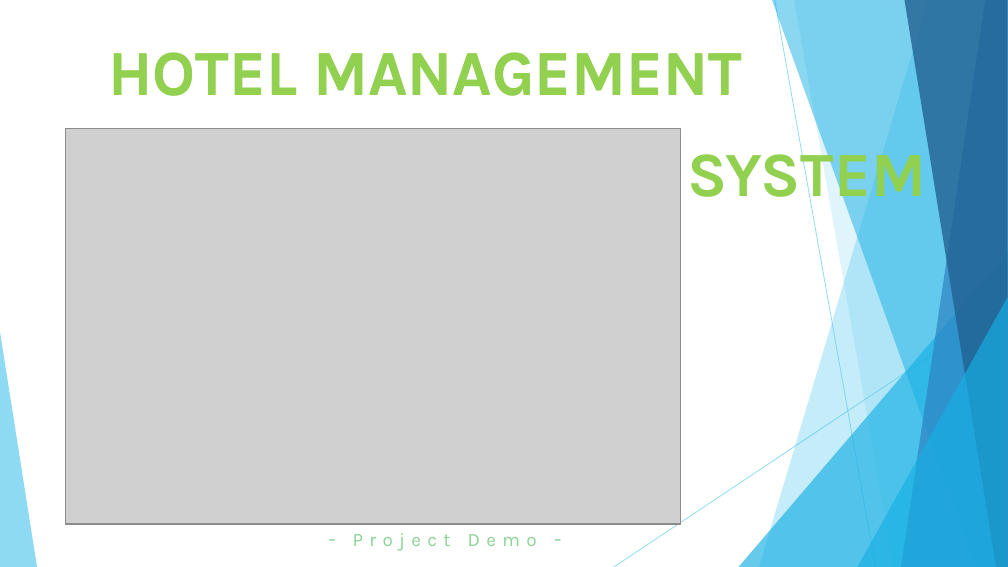
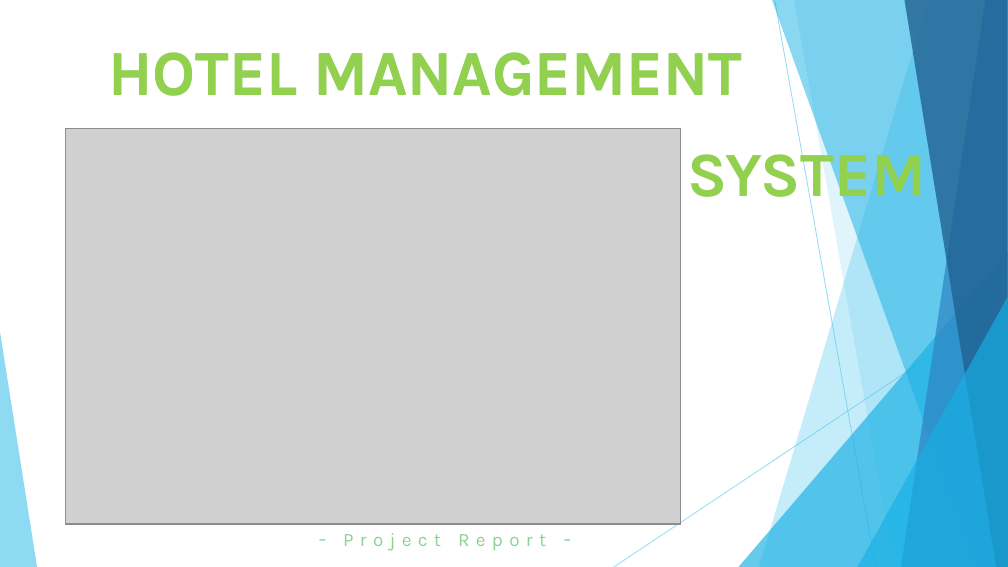
Before and after one commit to enoshrodrigo/Hotel-management-system-main, a slide deck: slide 1 of PresentationReport.pptx. Drawn at 1008x567 pixels with LibreOffice and Linux fonts; fonts in the diff are those of the drawing; grey boxes stand for pictures. Boxes give left, top, right and bottom in pixels: in the first picture for what was removed or moved away, otherwise in the second. Text is boxed around its words. In the diff, an @@ line names an element or a change of style, - is before the commit and + after.

```diff
--- a/PresentationReport.pptx
+++ b/PresentationReport.pptx
@@ text at (343,533,546,551): text changed @@
-- Project Demo -
+- Project Report -
```
Also in this commit, not shown: 2 other slides changed, 6 slides added, 1 slide removed.
